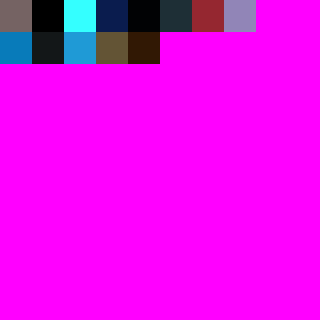
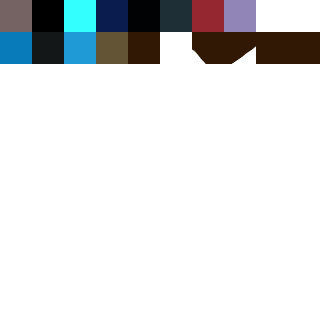
Comparing the layer stacks of the two 320 × 320 images. Changes:
painted on "Tiles" over [192, 32, 320, 64]
hid "Transparent" over [0, 0, 320, 320]
